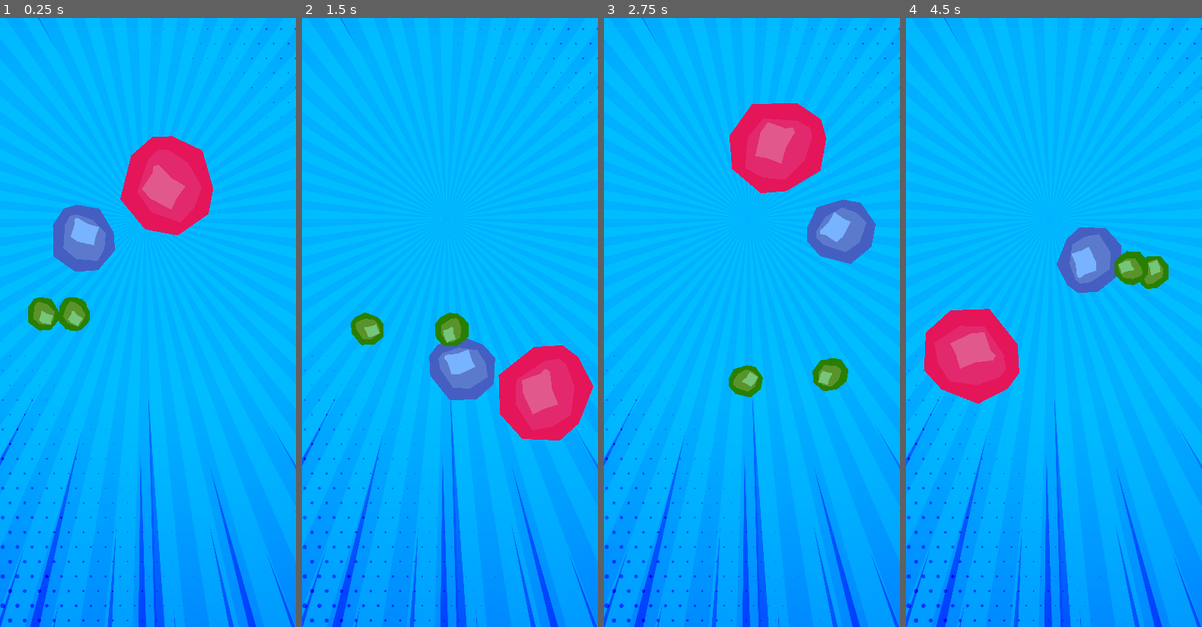
Above: before the commit, frames 1-4 (left to right).
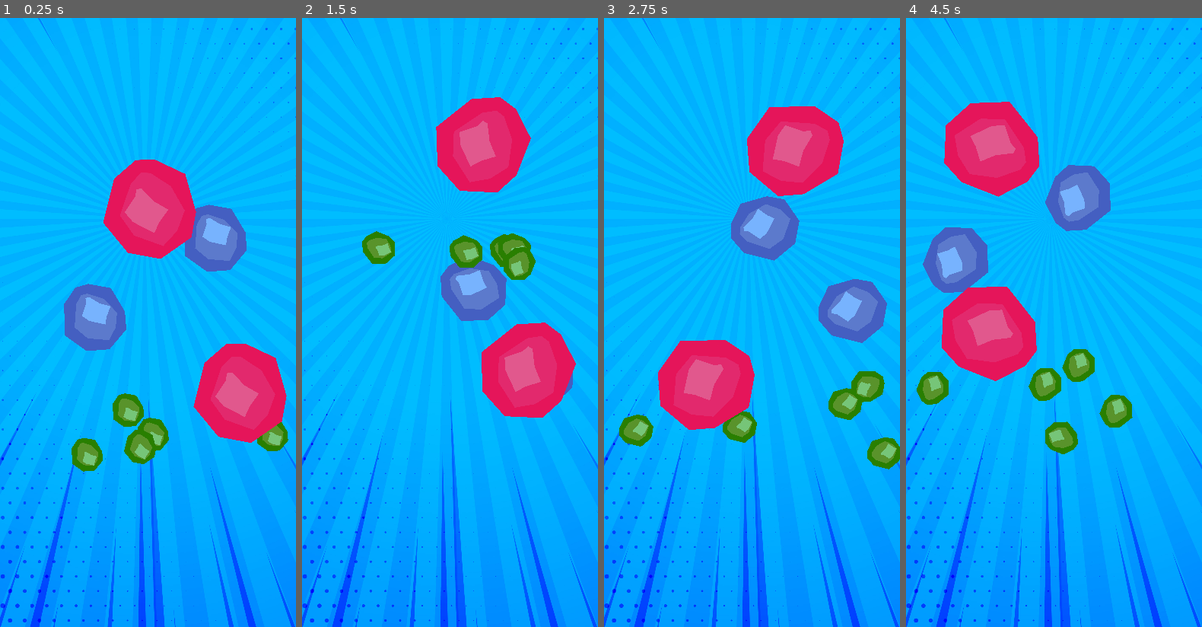
Above: after the commit, the same moments.

Repository: MrZak-dev/godot_3.1_jumping_balls
Game: Godot game, scene res://scenes/Walls.tscn
The game is run twice, just before and just after one commit, with the same random seed, the same clock (stepped at 60 frames per second) and the same inputs.
Inputs:
- Up to frame 1 (0.25 s): no input
- Up to frame 2 (1.5 s): no input
- Up to frame 3 (2.75 s): no input
- Up to frame 4 (4.5 s): no input

The runs differ from the first frame. In frame 1, 16% of the frame differs, in the area x 9-98%, y 19-75%; in frame 2, 14%; in frame 3, 15%; in frame 4, 16%, in the area x 3-89%, y 13-72%.

Commit message:
removing vp singleton

Diff:
--- a/project.godot
+++ b/project.godot
@@ -18,10 +18,6 @@
 config/name="Bump"
 run/main_scene="res://scenes/Walls.tscn"
 config/icon="res://assets/images/greenBalls.png"
-
-[autoload]
-
-viewport_change="*res://scripts/viewport_change.gd"
 
 [display]
 
--- a/scenes/Walls.tscn
+++ b/scenes/Walls.tscn
@@ -126,28 +126,28 @@
 [node name="Rocks" type="Node2D" parent="."]
 
 [node name="rock_blue" parent="Rocks" instance=ExtResource( 2 )]
-position = Vector2( 330.065, 814.63 )
+position = Vector2( 971.278, 814.63 )
 
 [node name="rock_blue2" parent="Rocks" instance=ExtResource( 2 )]
-position = Vector2( 330.065, 814.63 )
+position = Vector2( 374.896, 1172.46 )
 
 [node name="rock_green" parent="Rocks" instance=ExtResource( 3 )]
-position = Vector2( 280.907, 1158.74 )
+position = Vector2( 813.877, 1745.13 )
 
 [node name="rock_green2" parent="Rocks" instance=ExtResource( 3 )]
-position = Vector2( 280.907, 1158.74 )
+position = Vector2( 343.18, 1843.37 )
 
 [node name="rock_green3" parent="Rocks" instance=ExtResource( 3 )]
-position = Vector2( 280.907, 1158.74 )
+position = Vector2( 542.981, 1627.15 )
 
 [node name="rock_green4" parent="Rocks" instance=ExtResource( 3 )]
-position = Vector2( 280.907, 1158.74 )
+position = Vector2( 1244.49, 1746.26 )
 
 [node name="rock_green5" parent="Rocks" instance=ExtResource( 3 )]
-position = Vector2( 280.907, 1158.74 )
+position = Vector2( 609.923, 1966.72 )
 
 [node name="rock_red" parent="Rocks" instance=ExtResource( 4 )]
-position = Vector2( 744.403, 554.791 )
+position = Vector2( 1092.18, 1902.43 )
 
 [node name="rock_red2" parent="Rocks" instance=ExtResource( 4 )]
-position = Vector2( 744.403, 554.791 )
+position = Vector2( 650.851, 638.063 )
